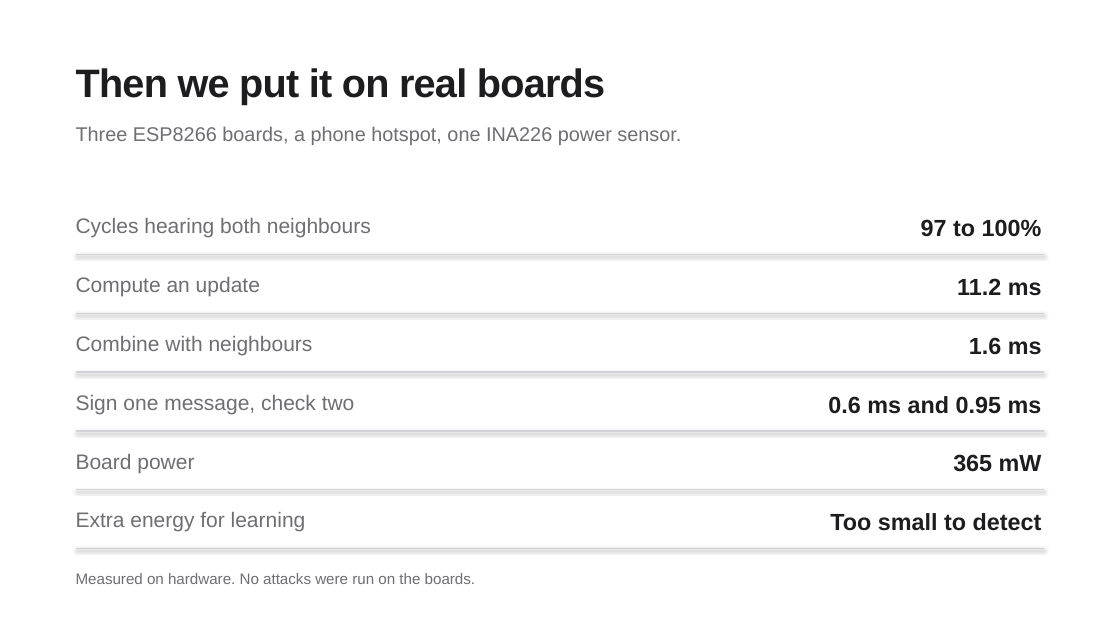
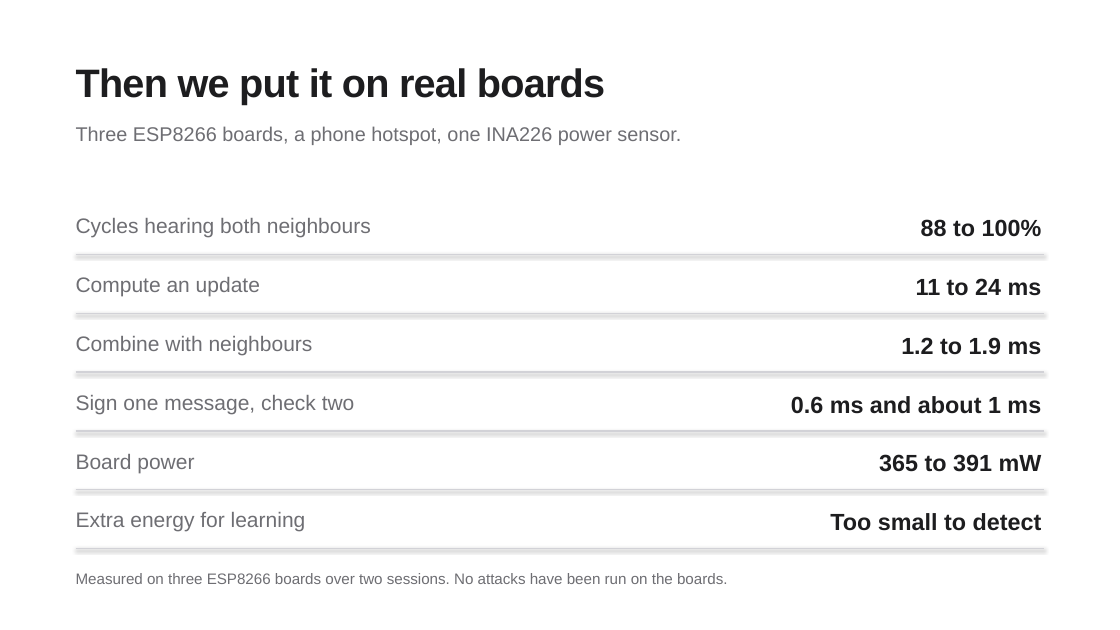
Before and after one commit to IOT-snu/brainstorming, a slide deck: slide 12 of G04_FOA_Final.pptx. Drawn at 1120x630 pixels with LibreOffice and Linux fonts; fonts in the diff are those of the drawing. Boxes give left, top, right and bottom in pixels: in the first picture for what was removed or moved away, otherwise in the second. Text is boxed around its words. In the diff, an @@ line names an element or a change of style, - is before the commit and + after.

Commit message:
Update the slides, viva guide and explainer to match the corrected paper
Add a slide on the floor running on the boards and a slide on where the method helps and where simpler tools win, fix the outdated hardware numbers and the overclaims, and add the new questions and numbers to the viva guide. The deck uses the blurred testbed photo.

```diff
--- a/G04_FOA_Final.pptx
+++ b/G04_FOA_Final.pptx
@@ text at (921, 219, 1042, 237): text changed @@
-97 to 100%
+88 to 100%
@@ text at (916, 278, 1042, 296): text changed @@
-11.2 ms
+11 to 24 ms
@@ text at (901, 337, 1042, 355): text changed @@
-1.6 ms
+1.2 to 1.9 ms
@@ text at (791, 396, 1041, 414): text changed @@
-0.6 ms and 0.95 ms
+0.6 ms and about 1 ms
@@ text at (879, 454, 1042, 472): text changed @@
-365 mW
+365 to 391 mW
@@ text at (76, 573, 727, 584): text changed @@
-Measured on hardware. No attacks were run on the boards.
+Measured on three ESP8266 boards over two sessions. No attacks have been run on the boards.
```
Also in this commit, not shown: 9 other slides changed, 3 slides added, 5 other files.
